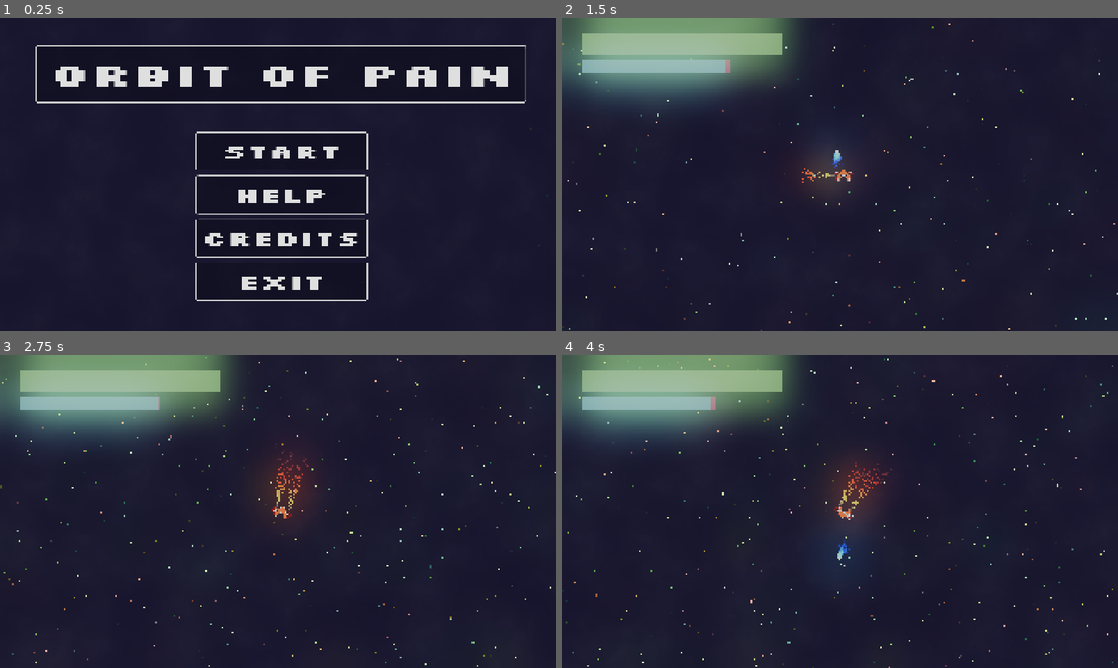
Above: before the commit, frames 1-4 (two rows, left to right).
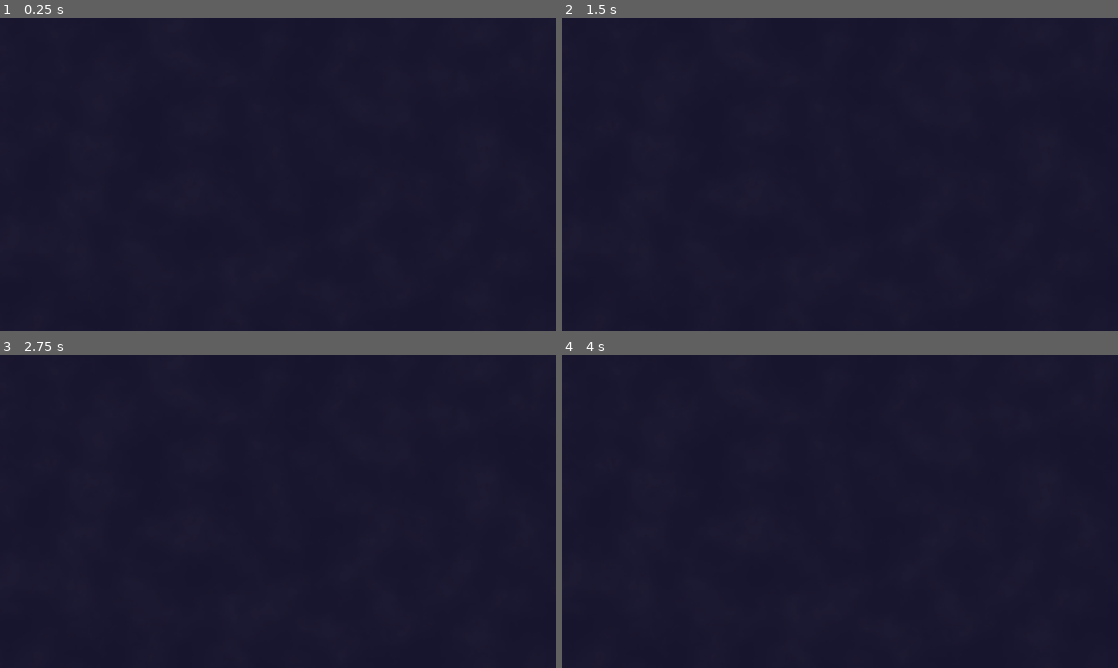
Above: after the commit, the same moments.

Repository: Lunix-420/OrbitOfPain
Game: Godot game, scene res://scenes/World.tscn
Two runs of this game, one before a commit and one after it. Both use one fixed random seed, a clock stepped at 60 frames per second and the inputs below. Sound files missing from this copy of the repository are replaced by a short silence.
Inputs (mouse positions are in pixels of both pictures, inside the frame that each line leads up to):
- Up to frame 1 (0.25 s): no input
- Up to frame 2 (1.5 s): click (845, 149) at 0.5 s, where only the run before the commit has a clickable "START"; hold D (move_right) from 1.28 s (still down); tap Space (action_shoot) at 1.35 s
- Up to frame 3 (2.75 s): release D (move_right) at 2.03 s; hold S (move_backwards) from 2.03 s (still down); tap E (move_turn_ccw) at 2.1 s
- Up to frame 4 (4 s): release S (move_backwards) at 2.78 s; hold D (move_right) 2.78-3.53 s; hold Q (move_turn_cw) 2.78-3.53 s; hold W (move_forward) from 3.53 s (still down); tap Space (action_shoot) at 3.6 s

The runs differ from the first frame. In frame 1, 6.6% of the frame differs, in the area x 6-98%, y 8-91%; in frame 2, 12%; in frame 3, 13%; in frame 4, 13%, in the area x 0-100%, y 0-100%.

Commit message:
perf: Implement particle culling for performance

Diff:
--- a/scenes/World.tscn
+++ b/scenes/World.tscn
@@ -35,10 +35,10 @@
 [sub_resource type="GradientTexture1D" id="GradientTexture1D_1tnoa"]
 gradient = SubResource("Gradient_jeodi")
 
-[sub_resource type="ParticleProcessMaterial" id="ParticleProcessMaterial_1tnoa"]
+[sub_resource type="ParticleProcessMaterial" id="ParticleProcessMaterial_1lgw5"]
 lifetime_randomness = 0.5
 particle_flag_disable_z = true
-emission_shape_scale = Vector3(60, 60, 1)
+emission_shape_scale = Vector3(100, 100, 1)
 emission_shape = 3
 emission_box_extents = Vector3(1, 1, 1)
 angle_min = 1.07288e-05
@@ -80,14 +80,6 @@
 offset_bottom = 3050.0
 texture = SubResource("NoiseTexture2D_0uv0p")
 
-[node name="StarPaticles" type="GPUParticles2D" parent="."]
-material = SubResource("ShaderMaterial_jeodi")
-scale = Vector2(50, 50)
-amount = 5000
-lifetime = 3.0
-fixed_fps = 15
-process_material = SubResource("ParticleProcessMaterial_1tnoa")
-
 [node name="Player" parent="." instance=ExtResource("1_kqs1s")]
 visible = false
 self_modulate = Color(0, 0, 0, 1)
@@ -97,7 +89,346 @@
 [node name="Border" parent="." instance=ExtResource("3_b3faq")]
 
 [node name="CanvasLayer" parent="." instance=ExtResource("4_1lgw5")]
+visible = false
+
+[node name="Col1" type="GPUParticles2D" parent="CanvasLayer"]
+material = SubResource("ShaderMaterial_jeodi")
+position = Vector2(-2500, -2500)
+scale = Vector2(5, 5)
+amount = 100
+lifetime = 3.0
+fixed_fps = 10
+process_material = SubResource("ParticleProcessMaterial_1lgw5")
+
+[node name="Col2" type="GPUParticles2D" parent="CanvasLayer"]
+material = SubResource("ShaderMaterial_jeodi")
+position = Vector2(-1500, -2500)
+scale = Vector2(5, 5)
+amount = 100
+lifetime = 3.0
+fixed_fps = 10
+process_material = SubResource("ParticleProcessMaterial_1lgw5")
+
+[node name="Col3" type="GPUParticles2D" parent="CanvasLayer"]
+material = SubResource("ShaderMaterial_jeodi")
+position = Vector2(-500, -2500)
+scale = Vector2(5, 5)
+amount = 100
+lifetime = 3.0
+fixed_fps = 10
+process_material = SubResource("ParticleProcessMaterial_1lgw5")
+
+[node name="Col4" type="GPUParticles2D" parent="CanvasLayer"]
+material = SubResource("ShaderMaterial_jeodi")
+position = Vector2(500, -2500)
+scale = Vector2(5, 5)
+amount = 100
+lifetime = 3.0
+fixed_fps = 10
+process_material = SubResource("ParticleProcessMaterial_1lgw5")
+
+[node name="Col5" type="GPUParticles2D" parent="CanvasLayer"]
+material = SubResource("ShaderMaterial_jeodi")
+position = Vector2(1500, -2500)
+scale = Vector2(5, 5)
+amount = 100
+lifetime = 3.0
+fixed_fps = 10
+process_material = SubResource("ParticleProcessMaterial_1lgw5")
+
+[node name="Col6" type="GPUParticles2D" parent="CanvasLayer"]
+material = SubResource("ShaderMaterial_jeodi")
+position = Vector2(2500, -2500)
+scale = Vector2(5, 5)
+amount = 100
+lifetime = 3.0
+fixed_fps = 10
+process_material = SubResource("ParticleProcessMaterial_1lgw5")
+
+[node name="Col7" type="GPUParticles2D" parent="CanvasLayer"]
+material = SubResource("ShaderMaterial_jeodi")
+position = Vector2(-2500, -1500)
+scale = Vector2(5, 5)
+amount = 100
+lifetime = 3.0
+fixed_fps = 10
+process_material = SubResource("ParticleProcessMaterial_1lgw5")
+
+[node name="Col8" type="GPUParticles2D" parent="CanvasLayer"]
+material = SubResource("ShaderMaterial_jeodi")
+position = Vector2(-1500, -1500)
+scale = Vector2(5, 5)
+amount = 100
+lifetime = 3.0
+fixed_fps = 10
+process_material = SubResource("ParticleProcessMaterial_1lgw5")
+
+[node name="Col9" type="GPUParticles2D" parent="CanvasLayer"]
+material = SubResource("ShaderMaterial_jeodi")
+position = Vector2(-500, -1500)
+scale = Vector2(5, 5)
+amount = 100
+lifetime = 3.0
+fixed_fps = 10
+process_material = SubResource("ParticleProcessMaterial_1lgw5")
+
+[node name="Col10" type="GPUParticles2D" parent="CanvasLayer"]
+material = SubResource("ShaderMaterial_jeodi")
+position = Vector2(500, -1500)
+scale = Vector2(5, 5)
+amount = 100
+lifetime = 3.0
+fixed_fps = 10
+process_material = SubResource("ParticleProcessMaterial_1lgw5")
+
+[node name="Col11" type="GPUParticles2D" parent="CanvasLayer"]
+material = SubResource("ShaderMaterial_jeodi")
+position = Vector2(1500, -1500)
+scale = Vector2(5, 5)
+amount = 100
+lifetime = 3.0
+fixed_fps = 10
+process_material = SubResource("ParticleProcessMaterial_1lgw5")
+
+[node name="Col12" type="GPUParticles2D" parent="CanvasLayer"]
+material = SubResource("ShaderMaterial_jeodi")
+position = Vector2(2500, -1500)
+scale = Vector2(5, 5)
+amount = 100
+lifetime = 3.0
+fixed_fps = 10
+process_material = SubResource("ParticleProcessMaterial_1lgw5")
+
+[node name="Col13" type="GPUParticles2D" parent="CanvasLayer"]
+material = SubResource("ShaderMaterial_jeodi")
+position = Vector2(-2500, -500)
+scale = Vector2(5, 5)
+amount = 100
+lifetime = 3.0
+fixed_fps = 10
+process_material = SubResource("ParticleProcessMaterial_1lgw5")
+
+[node name="Col14" type="GPUParticles2D" parent="CanvasLayer"]
+material = SubResource("ShaderMaterial_jeodi")
+position = Vector2(-1500, -500)
+scale = Vector2(5, 5)
+amount = 100
+lifetime = 3.0
+fixed_fps = 10
+process_material = SubResource("ParticleProcessMaterial_1lgw5")
+
+[node name="Col15" type="GPUParticles2D" parent="CanvasLayer"]
+material = SubResource("ShaderMaterial_jeodi")
+position = Vector2(-500, -500)
+scale = Vector2(5, 5)
+amount = 100
+lifetime = 3.0
+fixed_fps = 10
+process_material = SubResource("ParticleProcessMaterial_1lgw5")
+
+[node name="Col16" type="GPUParticles2D" parent="CanvasLayer"]
+material = SubResource("ShaderMaterial_jeodi")
+position = Vector2(500, -500)
+scale = Vector2(5, 5)
+amount = 100
+lifetime = 3.0
+fixed_fps = 10
+process_material = SubResource("ParticleProcessMaterial_1lgw5")
+
+[node name="Col17" type="GPUParticles2D" parent="CanvasLayer"]
+material = SubResource("ShaderMaterial_jeodi")
+position = Vector2(1500, -500)
+scale = Vector2(5, 5)
+amount = 100
+lifetime = 3.0
+fixed_fps = 10
+process_material = SubResource("ParticleProcessMaterial_1lgw5")
+
+[node name="Col18" type="GPUParticles2D" parent="CanvasLayer"]
+material = SubResource("ShaderMaterial_jeodi")
+position = Vector2(2500, -500)
+scale = Vector2(5, 5)
+amount = 100
+lifetime = 3.0
+fixed_fps = 10
+process_material = SubResource("ParticleProcessMaterial_1lgw5")
+
+[node name="Col19" type="GPUParticles2D" parent="CanvasLayer"]
+material = SubResource("ShaderMaterial_jeodi")
+position = Vector2(-2500, 500)
+scale = Vector2(5, 5)
+amount = 100
+lifetime = 3.0
+fixed_fps = 10
+process_material = SubResource("ParticleProcessMaterial_1lgw5")
+
+[node name="Col20" type="GPUParticles2D" parent="CanvasLayer"]
+material = SubResource("ShaderMaterial_jeodi")
+position = Vector2(-1500, 500)
+scale = Vector2(5, 5)
+amount = 100
+lifetime = 3.0
+fixed_fps = 10
+process_material = SubResource("ParticleProcessMaterial_1lgw5")
+
+[node name="Col21" type="GPUParticles2D" parent="CanvasLayer"]
+material = SubResource("ShaderMaterial_jeodi")
+position = Vector2(-500, 500)
+scale = Vector2(5, 5)
+amount = 100
+lifetime = 3.0
+fixed_fps = 10
+process_material = SubResource("ParticleProcessMaterial_1lgw5")
+
+[node name="Col22" type="GPUParticles2D" parent="CanvasLayer"]
+material = SubResource("ShaderMaterial_jeodi")
+position = Vector2(500, 500)
+scale = Vector2(5, 5)
+amount = 100
+lifetime = 3.0
+fixed_fps = 10
+process_material = SubResource("ParticleProcessMaterial_1lgw5")
+
+[node name="Col23" type="GPUParticles2D" parent="CanvasLayer"]
+material = SubResource("ShaderMaterial_jeodi")
+position = Vector2(1500, 500)
+scale = Vector2(5, 5)
+amount = 100
+lifetime = 3.0
+fixed_fps = 10
+process_material = SubResource("ParticleProcessMaterial_1lgw5")
+
+[node name="Col24" type="GPUParticles2D" parent="CanvasLayer"]
+material = SubResource("ShaderMaterial_jeodi")
+position = Vector2(2500, 500)
+scale = Vector2(5, 5)
+amount = 100
+lifetime = 3.0
+fixed_fps = 10
+process_material = SubResource("ParticleProcessMaterial_1lgw5")
+
+[node name="Col25" type="GPUParticles2D" parent="CanvasLayer"]
+material = SubResource("ShaderMaterial_jeodi")
+position = Vector2(-2500, 1500)
+scale = Vector2(5, 5)
+amount = 100
+lifetime = 3.0
+fixed_fps = 10
+process_material = SubResource("ParticleProcessMaterial_1lgw5")
+
+[node name="Col26" type="GPUParticles2D" parent="CanvasLayer"]
+material = SubResource("ShaderMaterial_jeodi")
+position = Vector2(-1500, 1500)
+scale = Vector2(5, 5)
+amount = 100
+lifetime = 3.0
+fixed_fps = 10
+process_material = SubResource("ParticleProcessMaterial_1lgw5")
+
+[node name="Col27" type="GPUParticles2D" parent="CanvasLayer"]
+material = SubResource("ShaderMaterial_jeodi")
+position = Vector2(-500, 1500)
+scale = Vector2(5, 5)
+amount = 100
+lifetime = 3.0
+fixed_fps = 10
+process_material = SubResource("ParticleProcessMaterial_1lgw5")
+
+[node name="Col28" type="GPUParticles2D" parent="CanvasLayer"]
+material = SubResource("ShaderMaterial_jeodi")
+position = Vector2(500, 1500)
+scale = Vector2(5, 5)
+amount = 100
+lifetime = 3.0
+fixed_fps = 10
+process_material = SubResource("ParticleProcessMaterial_1lgw5")
+
+[node name="Col29" type="GPUParticles2D" parent="CanvasLayer"]
+material = SubResource("ShaderMaterial_jeodi")
+position = Vector2(1500, 1500)
+scale = Vector2(5, 5)
+amount = 100
+lifetime = 3.0
+fixed_fps = 10
+process_material = SubResource("ParticleProcessMaterial_1lgw5")
+
+[node name="Col30" type="GPUParticles2D" parent="CanvasLayer"]
+material = SubResource("ShaderMaterial_jeodi")
+position = Vector2(2500, 1500)
+scale = Vector2(5, 5)
+amount = 100
+lifetime = 3.0
+fixed_fps = 10
+process_material = SubResource("ParticleProcessMaterial_1lgw5")
+
+[node name="Col31" type="GPUParticles2D" parent="CanvasLayer"]
+material = SubResource("ShaderMaterial_jeodi")
+position = Vector2(-2500, 2500)
+scale = Vector2(5, 5)
+amount = 100
+lifetime = 3.0
+fixed_fps = 10
+process_material = SubResource("ParticleProcessMaterial_1lgw5")
+
+[node name="Col32" type="GPUParticles2D" parent="CanvasLayer"]
+material = SubResource("ShaderMaterial_jeodi")
+position = Vector2(-1500, 2500)
+scale = Vector2(5, 5)
+amount = 100
+lifetime = 3.0
+fixed_fps = 10
+process_material = SubResource("ParticleProcessMaterial_1lgw5")
+
+[node name="Col33" type="GPUParticles2D" parent="CanvasLayer"]
+material = SubResource("ShaderMaterial_jeodi")
+position = Vector2(-500, 2500)
+scale = Vector2(5, 5)
+amount = 100
+lifetime = 3.0
+fixed_fps = 10
+process_material = SubResource("ParticleProcessMaterial_1lgw5")
+
+[node name="Col34" type="GPUParticles2D" parent="CanvasLayer"]
+material = SubResource("ShaderMaterial_jeodi")
+position = Vector2(500, 2500)
+scale = Vector2(5, 5)
+amount = 100
+lifetime = 3.0
+fixed_fps = 10
+process_material = SubResource("ParticleProcessMaterial_1lgw5")
+
+[node name="Col35" type="GPUParticles2D" parent="CanvasLayer"]
+material = SubResource("ShaderMaterial_jeodi")
+position = Vector2(1500, 2500)
+scale = Vector2(5, 5)
+amount = 100
+lifetime = 3.0
+fixed_fps = 10
+process_material = SubResource("ParticleProcessMaterial_1lgw5")
+
+[node name="Col36" type="GPUParticles2D" parent="CanvasLayer"]
+material = SubResource("ShaderMaterial_jeodi")
+position = Vector2(2500, 2500)
+scale = Vector2(5, 5)
+amount = 100
+lifetime = 3.0
+fixed_fps = 10
+process_material = SubResource("ParticleProcessMaterial_1lgw5")
 
 [node name="Ambience" type="AudioStreamPlayer" parent="."]
 stream = ExtResource("5_1lgw5")
 volume_db = -12.0
+
+[node name="ParticleCullingGrid" type="Node" parent="."]
+
+[node name="Row1" type="Node" parent="ParticleCullingGrid"]
+
+[node name="Row2" type="Node" parent="ParticleCullingGrid"]
+
+[node name="Row3" type="Node" parent="ParticleCullingGrid"]
+
+[node name="Row4" type="Node" parent="ParticleCullingGrid"]
+
+[node name="Row5" type="Node" parent="ParticleCullingGrid"]
+
+[node name="Row6" type="Node" parent="ParticleCullingGrid"]
Not shown, added: export_presets.cfg
Not shown, changed: .gitignore
